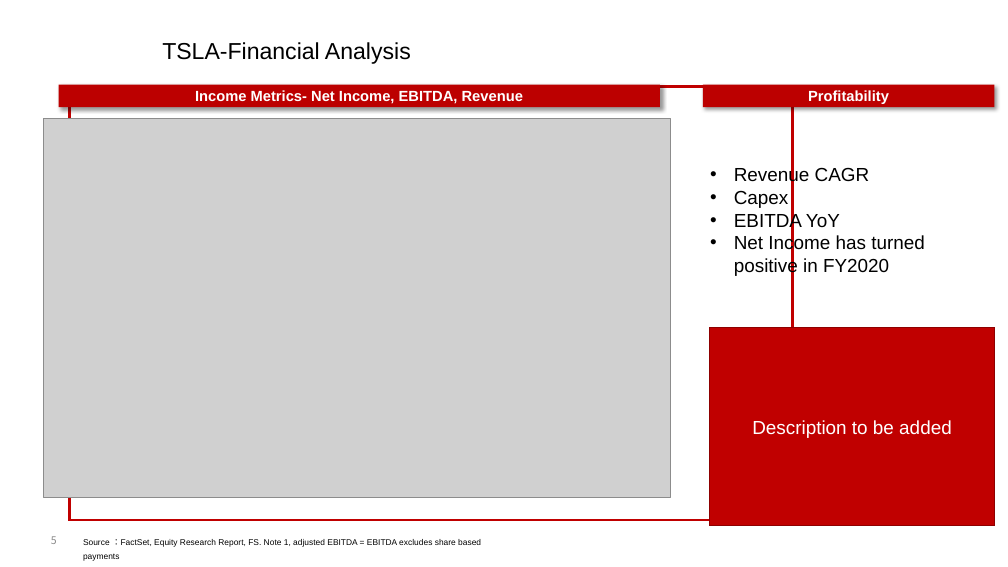
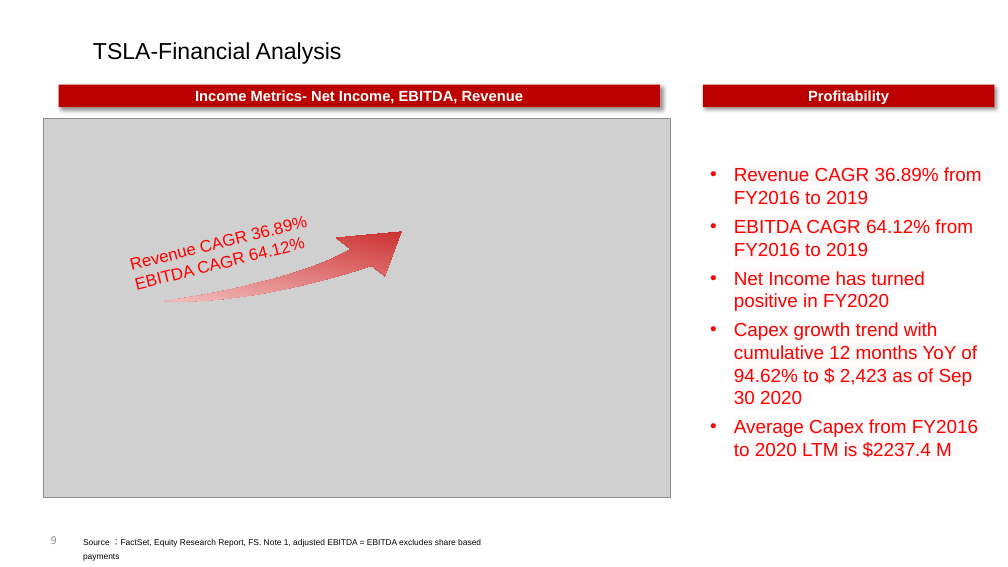
Before and after one commit to shonaqvi/Your-Next-Investment-, a slide deck: slide 9 of Slide_Template/TSLA deck.pptx (slide 5 before the commit). Drawn at 1008x567 pixels with LibreOffice and Linux fonts; fonts in the diff are those of the drawing; grey boxes stand for pictures; background and template pictures are left out. Boxes give left, top, right and bottom in pixels: in the first picture for what was removed or moved away, otherwise in the second. Text is boxed around its words. In the diff, an @@ line names an element or a change of style, - is before the commit and + after.

```diff
--- a/Slide_Template/TSLA deck.pptx
+++ b/Slide_Template/TSLA deck.pptx
@@ title "TSLA-Financial Analysis": place and size @@
-title "TSLA-Financial Analysis" at [162, 42, 411, 64]
+title "TSLA-Financial Analysis" at [93, 42, 342, 64]
@@ rectangle removed at [70, 86, 793, 520] @@
@@ text at [734, 167, 982, 257]: text changed; text colour #000000 to #FF0000 @@
-• Revenue CAGR
-• Capex
-• EBITDA YoY
+• Revenue CAGR 36.89% from FY2016 to 2019
+• EBITDA CAGR 64.12% from FY2016 to 2019
@@ freeform shape added at [165, 188, 401, 345], fill gradient #C00000 to #FFEFEF @@
@@ text added at [199, 253, 246, 273], 16 pt, text #FF0000 @@
+Revenue CAGR 36.89%
+EBITDA CAGR 64.12%
@@ text at [734, 271, 925, 311]: text colour #000000 to #FF0000, highlight none to #FEFAFA in "Net Income has turned positive in FY2020"; more space between paragraphs @@
@@ rectangle removed at [710, 328, 995, 526] @@
-Description to be added
@@ text at [734, 322, 978, 458]: paragraphs added @@
+• Capex growth trend with cumulative 12 months YoY of 94.62% to $ 2,423 as of Sep 30 2020
+• Average Capex from FY2016 to 2020 LTM is $2237.4 M
```
Also in this commit, not shown: 9 other slides changed, 5 slides added, 2 slides removed, 4 other files.
